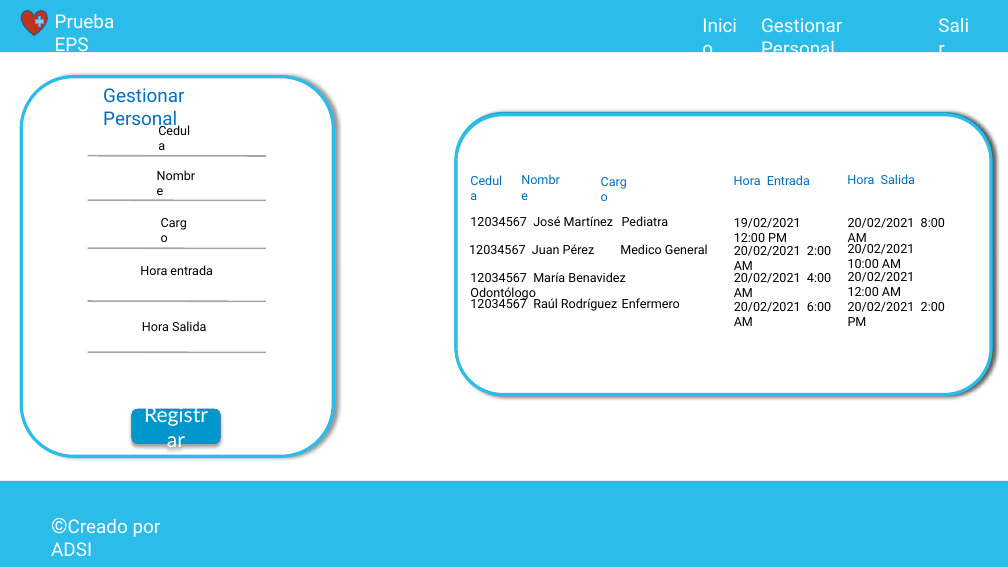
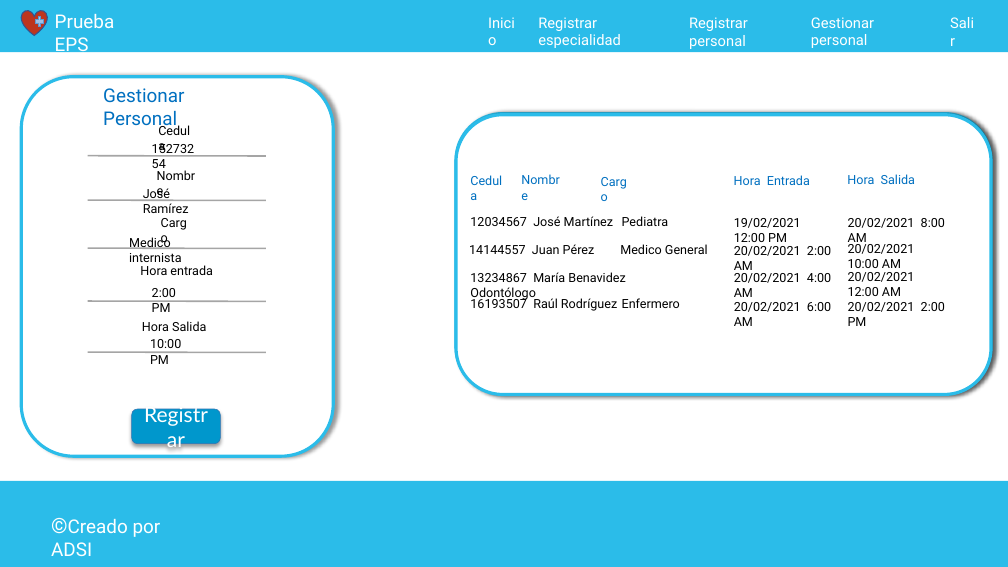
Before and after one commit to kevin-sarria/SenaSoft, a slide deck: slide 9 of Mockup/Mockup.pptx (slide 3 before the commit). Drawn at 1008x567 pixels with LibreOffice and Linux fonts; fonts in the diff are those of the drawing. Boxes give left, top, right and bottom in pixels: in the first picture for what was removed or moved away, otherwise in the second. Text is boxed around its words. In the diff, an @@ line names an element or a change of style, - is before the commit and + after.

```diff
--- a/Mockup/Mockup.pptx
+++ b/Mockup/Mockup.pptx
@@ text "Inicio" at [481,10,528,36]: size 18 to 14 pt @@
@@ text "Inicio": place and size @@
-text "Inicio" at [695,10,752,40]
+text "Inicio" at [481,10,528,36]
@@ text added at [538,17,620,48], 14 pt, text #FFFFFF @@
+Registrar especialidad
@@ text added at [689,17,748,49], 14 pt, text #FFFFFF @@
+Registrar personal
@@ text at [811,17,874,48]: text changed; size 18 to 14 pt @@
-Gestionar Personal
+Gestionar personal
@@ text "Salir": place and size @@
-text "Salir" at [932,10,982,40]
+text "Salir" at [943,11,985,36]
@@ text "Salir" at [943,11,985,36]: size 18 to 14 pt @@
@@ text added at [144,138,206,160], 12 pt, text #000000 @@
+15273254
@@ text added at [143,188,189,213], 12 pt, text #000000 @@
+José Ramírez
@@ text added at [129,235,181,262], 12 pt, text #000000 @@
+Medico internista
@@ text at [469,244,708,254]: text changed @@
-12034567 Juan Pérez Medico General
+14144557 Juan Pérez Medico General
@@ text added at [152,288,176,312], 12 pt, text #000000 @@
+2:00 PM
@@ text at [470,272,625,301]: text changed @@
-12034567 María Benavidez Odontólogo
+13234867 María Benavidez Odontólogo
@@ text at [470,296,680,311]: text changed @@
-12034567 Raúl Rodríguez Enfermero
+16193507 Raúl Rodríguez Enfermero
@@ text added at [150,339,181,364], 12 pt, text #000000 @@
+10:00 PM
```
Also in this commit, not shown: 3 other slides changed, 6 slides added, 1 other file.
